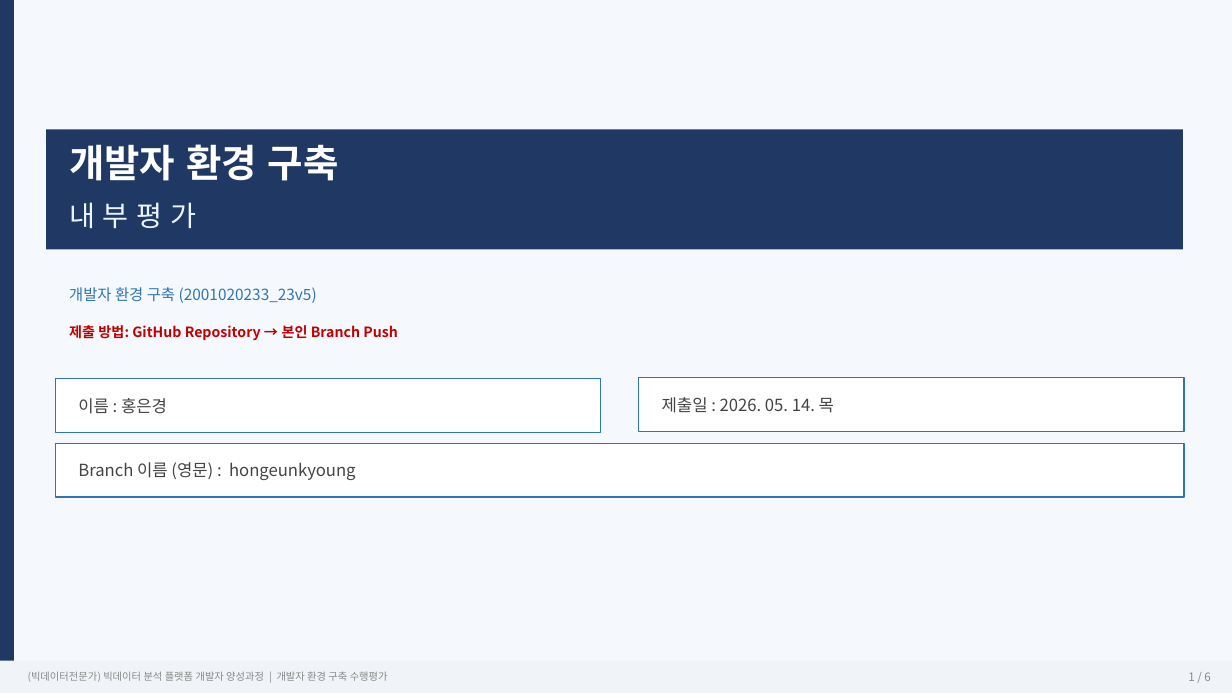
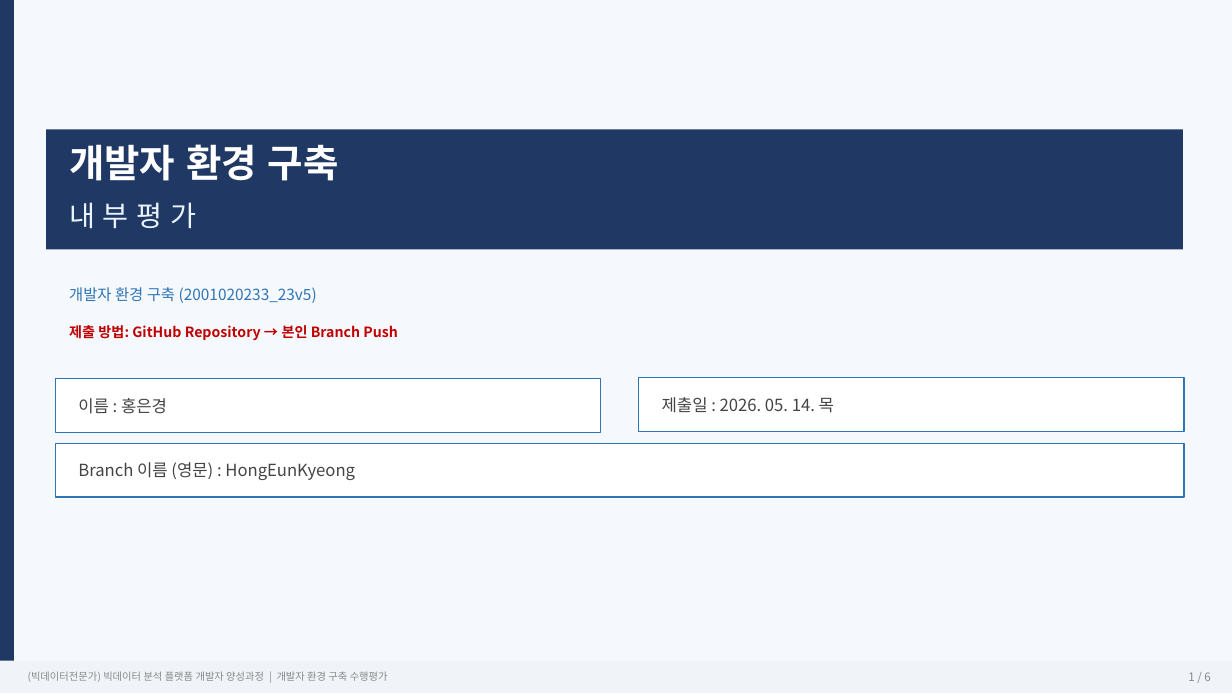
Before and after one commit to seokssaem/bigdata-2026, a slide deck: slide 1 of 01_개발자환경구축_HongEunKyeong.pptx. Drawn at 1232x693 pixels with LibreOffice and Linux fonts; fonts in the diff are those of the drawing. Boxes give left, top, right and bottom in pixels: in the first picture for what was removed or moved away, otherwise in the second. Text is boxed around its words. In the diff, an @@ line names an element or a change of style, - is before the commit and + after.

Commit message:
HongEunKyeong(최종본)

```diff
--- a/01_개발자환경구축_HongEunKyeong.pptx
+++ b/01_개발자환경구축_HongEunKyeong.pptx
@@ text at box(78, 462, 355, 480): text changed @@
-Branch 이름 (영문) : hongeunkyoung
+Branch 이름 (영문) : HongEunKyeong
```
